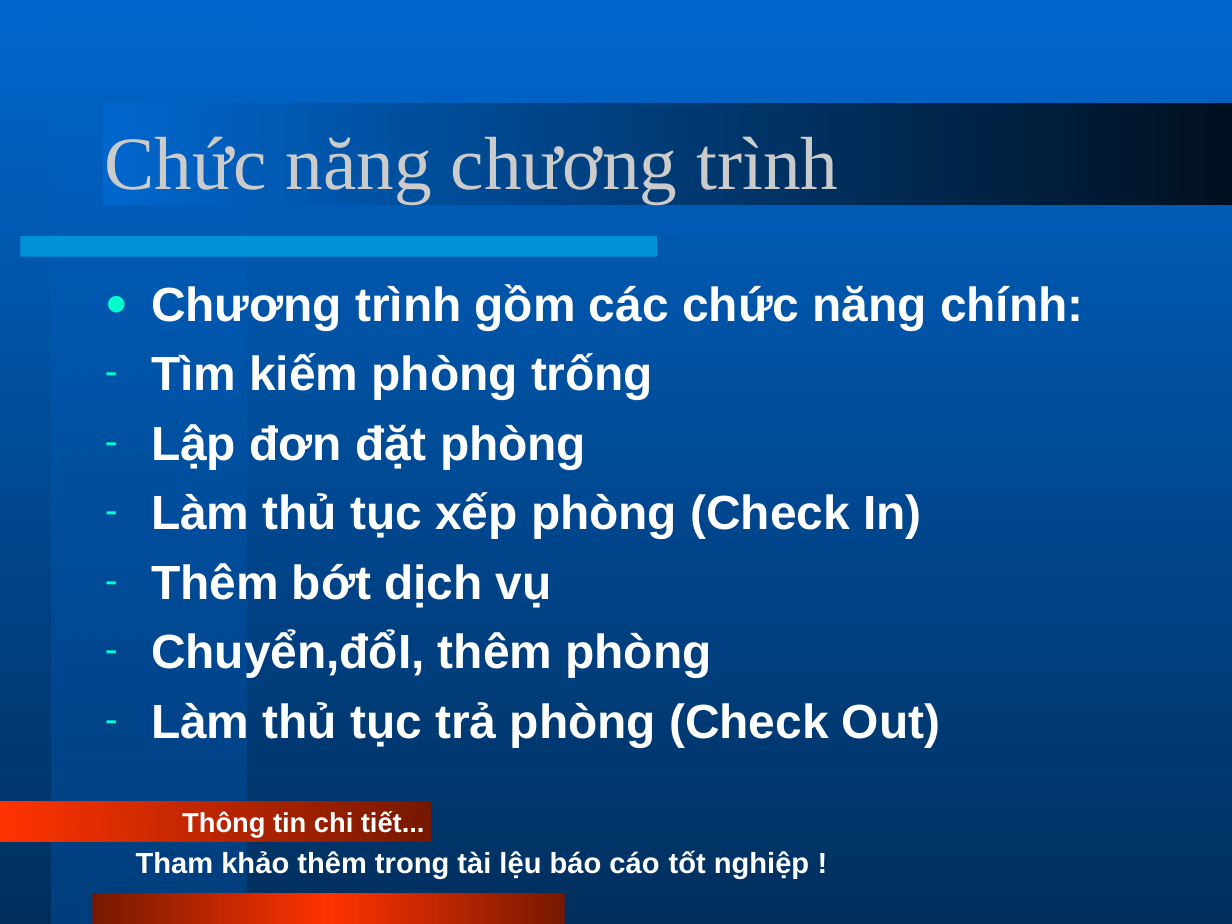
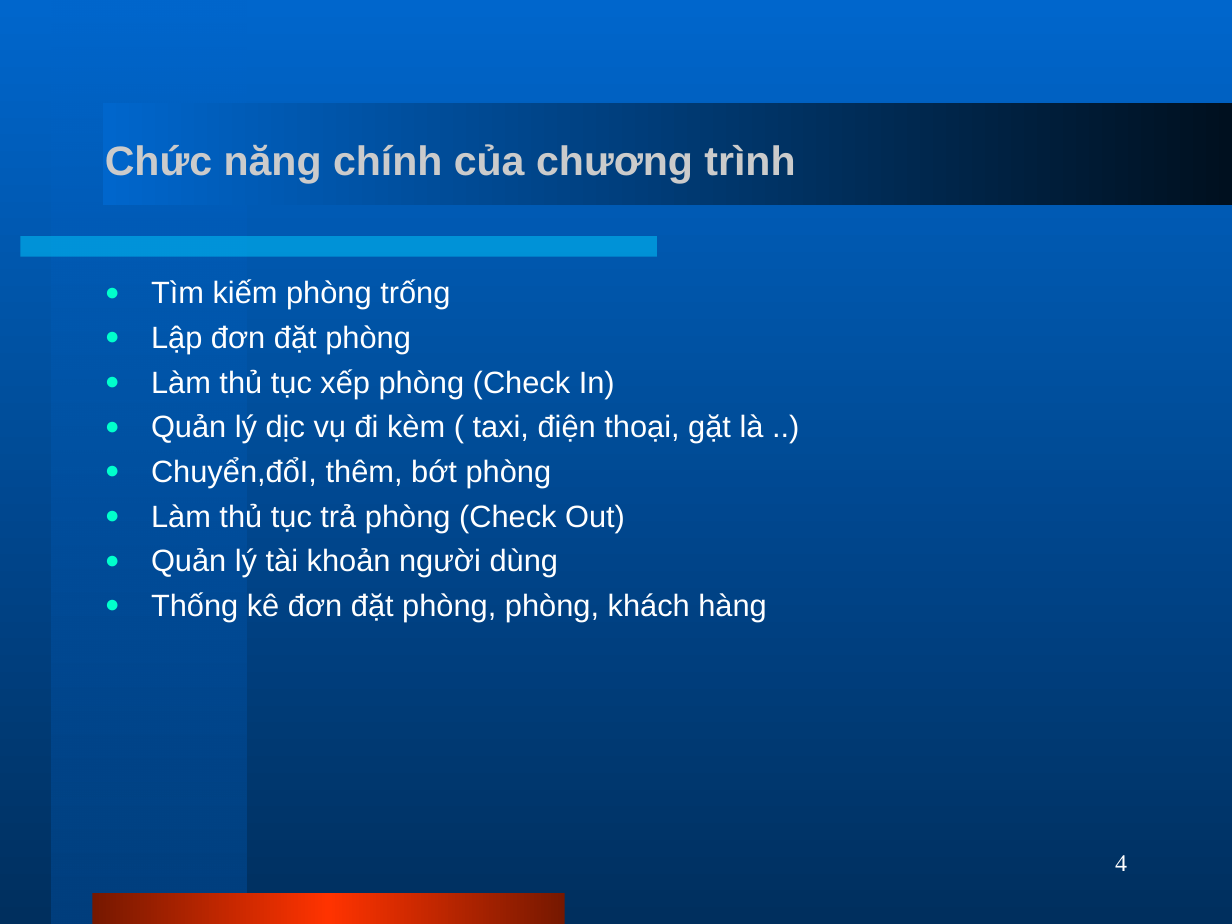
Before and after one commit to phamtuanchip/PHS, a slide deck: slide 4 of Documents/slides.ppt (slide 3 before the commit). Drawn at 1232x924 pixels with LibreOffice and Linux fonts; fonts in the diff are those of the drawing. Boxes give left, top, right and bottom in pixels: in the first picture for what was removed or moved away, otherwise in the second. Text is boxed around its words. In the diff, an @@ line names an element or a change of style, - is before the commit and + after.

```diff
--- a/Documents/slides.ppt
+++ b/Documents/slides.ppt
@@ title at [105, 144, 795, 183]: text changed; size 44 to 24 pt; font Times New Roman to Arial; bold on @@
-Chức năng chương trình
+Chức năng chính của chương trình
@@ text at [151, 284, 1083, 330]: paragraph removed @@
-● Chương trình gồm các chức năng chính:
@@ text at [151, 279, 625, 532]: size 28 to 18 pt, bold off in "Tìm kiếm phòng trống", "Lập đơn đặt phòng", "Làm thủ tục xếp phòng (Check In)", "Làm thủ tục trả phòng (Check Out)"; bullet - to ●; less space between paragraphs @@
@@ text at [151, 414, 764, 488]: text changed; size 28 to 18 pt; bold off @@
-– Thêm bớt dịch vụ
-– Chuyển,đổI, thêm phòng
+● Quản lý dịc vụ đi kèm ( taxi, điện thoại, gặt là ..)
+● Chuyển,đổI, thêm, bớt phòng
@@ text at [151, 548, 766, 622]: paragraphs added @@
+● Quản lý tài khoản người dùng
+● Thống kê đơn đặt phòng, phòng, khách hàng
@@ rectangle removed at [0, 801, 431, 841] @@
-Thông tin chi tiết...
@@ text removed at [136, 850, 809, 878] @@
-Tham khảo thêm trong tài lệu báo cáo tốt nghiệp !
@@ page number added at [1115, 855, 1127, 871], 14 pt, text #FFFFFF @@
+4
```
Also in this commit, not shown: 8 other slides changed, 6 slides added, 2 slides removed.
